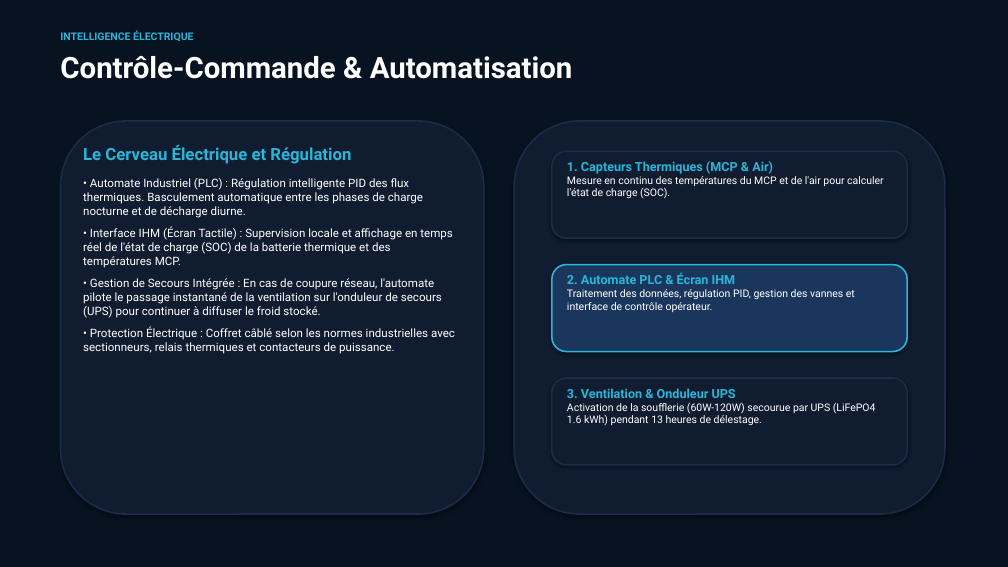
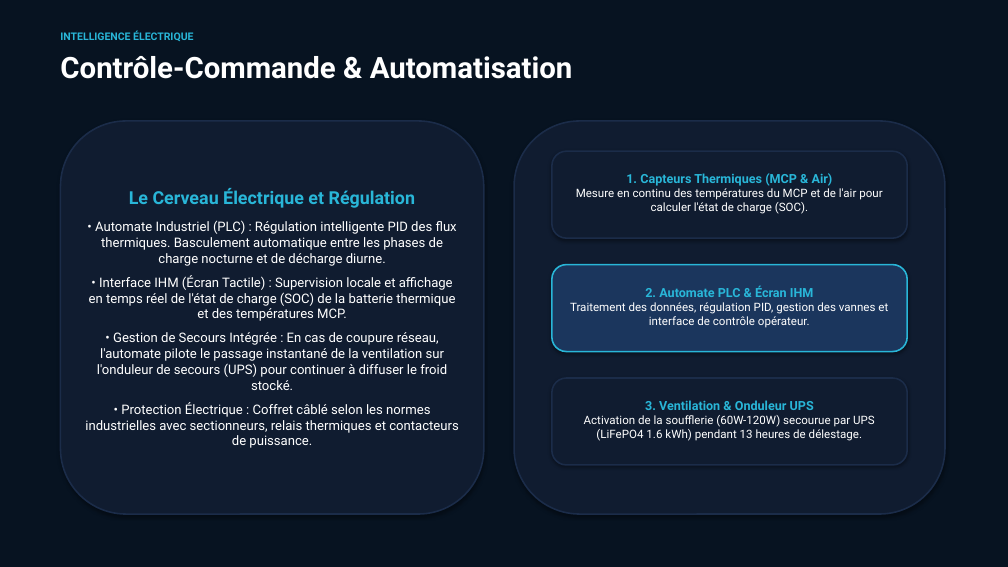
Before and after one commit to Islem-dev31/mcp-tes-simulator, a slide deck: slide 6 of kryodrop_pitch_deck.pptx. Drawn at 1008x567 pixels with LibreOffice and Linux fonts; fonts in the diff are those of the drawing. Boxes give left, top, right and bottom in pixels: in the first picture for what was removed or moved away, otherwise in the second. Text is boxed around its words. In the diff, an @@ line names an element or a change of style, - is before the commit and + after.

Commit message:
style(pitch): rebrand to KryoDrop, add student authors, increase text size, and center alignment

```diff
--- a/kryodrop_pitch_deck.pptx
+++ b/kryodrop_pitch_deck.pptx
@@ text "Le Cerveau Électrique et Régulation" at <box>85,188,459,448</box>: size 16 to 17 pt in "Le Cerveau Électrique et Régulation"; size 11 to 12.5 pt; alignment left to centre; less space between paragraphs; vertical alignment top to middle @@
@@ text "1. Capteurs Thermiques (MCP & ..." at <box>576,173,882,214</box>: size 10 to 11 pt in "Mesure en continu des températures du MCP ..."; alignment left to centre; vertical alignment top to middle @@
@@ text "2. Automate PLC & Écran ..." at <box>570,285,888,328</box>: size 10 to 11 pt in "Traitement des données, régulation PID, gestion des ..."; alignment left to centre; vertical alignment top to middle @@
@@ text "3. Ventilation & Onduleur UPS" at <box>584,400,875,441</box>: size 10 to 11 pt in "Activation de la soufflerie (60W-120W) secourue par ..."; alignment left to centre; vertical alignment top to middle @@
```
Also in this commit, not shown: 7 other slides changed, 1 other file.
